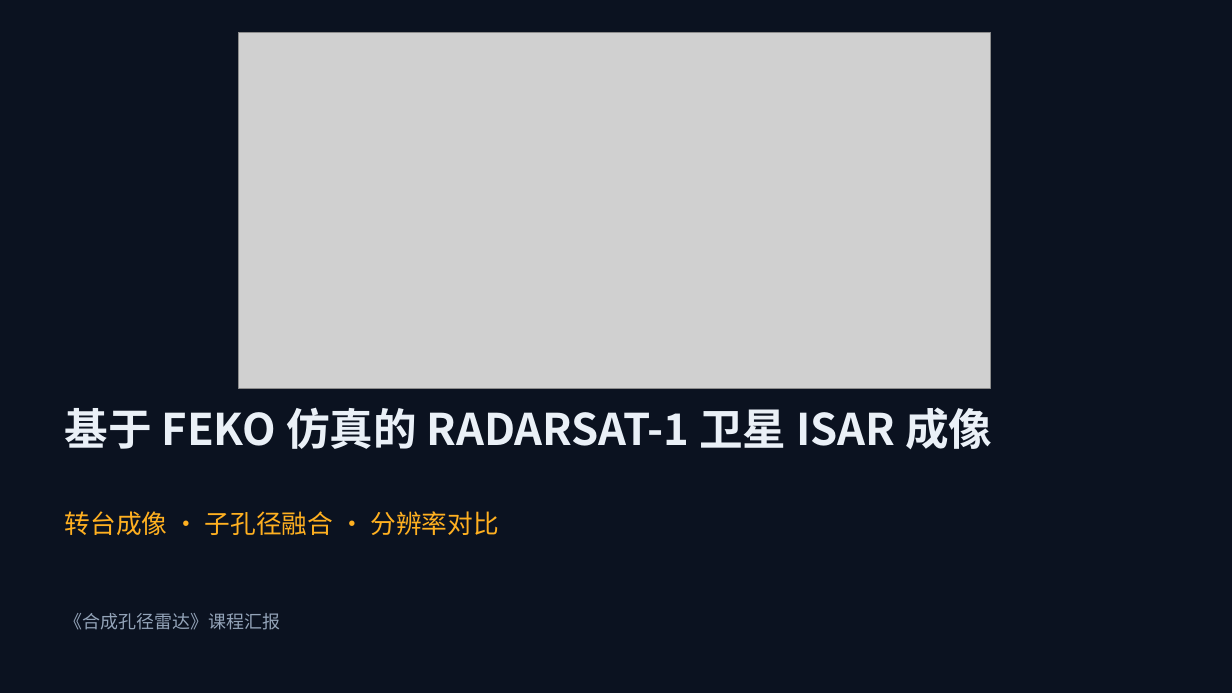
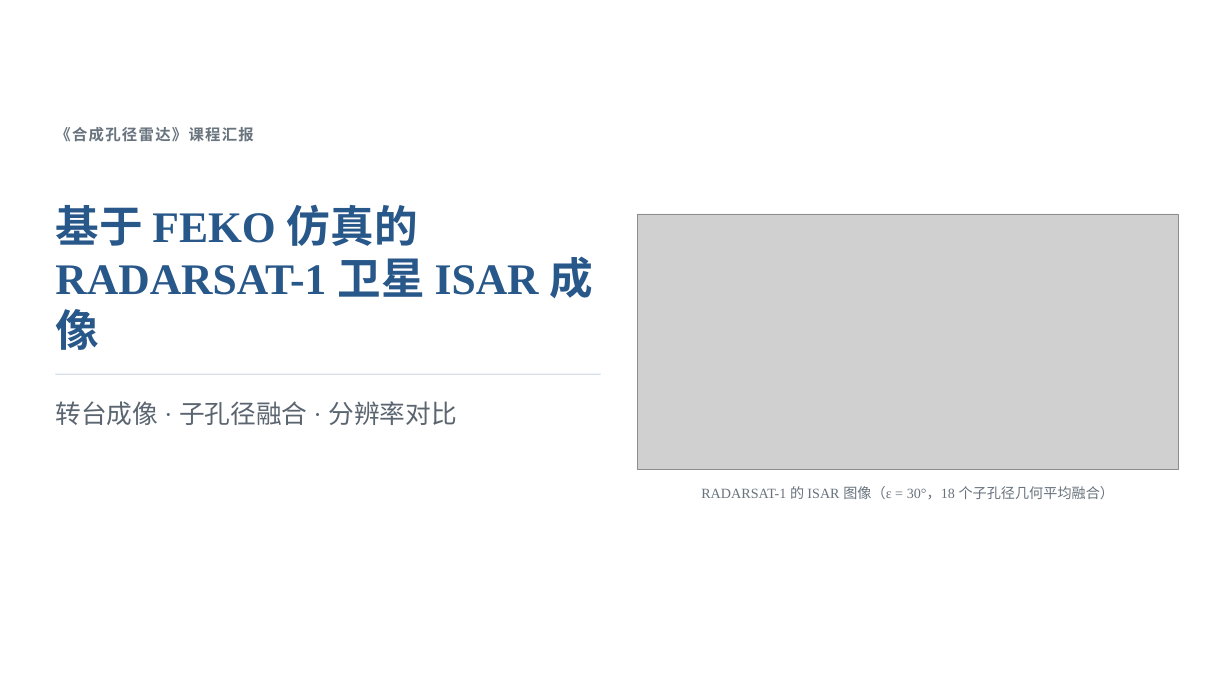
Before and after one commit to anotherdimension1013-del/2026whph, a slide deck: slide 1 of isar/ppt/ISAR_RADARSAT1_汇报.pptx. Drawn at 1232x693 pixels with LibreOffice and Linux fonts; fonts in the diff are those of the drawing; grey boxes stand for pictures; background and template pictures are left out. Boxes give left, top, right and bottom in pixels: in the first picture for what was removed or moved away, otherwise in the second. Text is boxed around its words. In the diff, an @@ line names an element or a change of style, - is before the commit and + after.

```diff
--- a/isar/ppt/ISAR_RADARSAT1_汇报.pptx
+++ b/isar/ppt/ISAR_RADARSAT1_汇报.pptx
@@ background #0B1220 to #FFFFFF @@
@@ picture removed at box(238, 32, 991, 388) @@
@@ text "《合成孔径雷达》课程汇报": place and size @@
-text "《合成孔径雷达》课程汇报" at box(65, 613, 281, 630)
+text "《合成孔径雷达》课程汇报" at box(55, 127, 253, 142)
@@ text "《合成孔径雷达》课程汇报" at box(55, 127, 253, 142): size 14 to 12 pt, font Noto Sans CJK SC to Times New Roman, text colour #93A3B8 to #68737D, letter spacing 0 to 1 pt, bold on @@
@@ title "基于 FEKO 仿真的 RADARSAT-1 卫星 ...": place and size @@
-title "基于 FEKO 仿真的 RADARSAT-1 卫星 ..." at box(65, 407, 992, 449)
+title "基于 FEKO 仿真的 RADARSAT-1 卫星 ..." at box(55, 204, 594, 350)
@@ title "基于 FEKO 仿真的 RADARSAT-1 卫星 ..." at box(55, 204, 594, 350): font Noto Sans CJK SC to Times New Roman, text colour #EAF0F7 to #28578A; vertical alignment top to bottom @@
@@ picture added at box(638, 214, 1178, 470) @@
@@ line added from (55, 374) to (601, 374), #D9E0E8 1 pt @@
@@ text "转台成像 · 子孔径融合 · 分辨率对比": place and size @@
-text "转台成像 · 子孔径融合 · 分辨率对比" at box(65, 511, 499, 535)
+text "转台成像 · 子孔径融合 · 分辨率对比" at box(55, 401, 456, 425)
@@ text "转台成像 · 子孔径融合 · 分辨率对比" at box(55, 401, 456, 425): font Noto Sans CJK SC to Times New Roman, text colour #FFB020 to #5A6570 @@
@@ text added at box(701, 486, 1115, 499), 11 pt, text #68737D @@
+RADARSAT-1 的 ISAR 图像（ε = 30°，18 个子孔径几何平均融合）
```
Also in this commit, not shown: 12 other slides changed, 19 other files.
